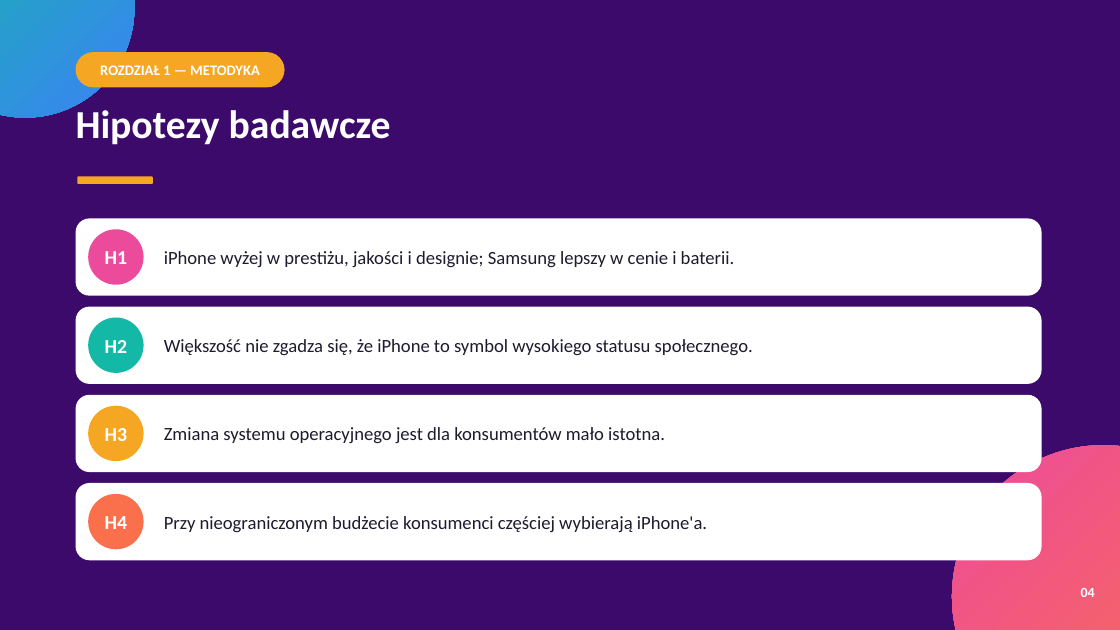
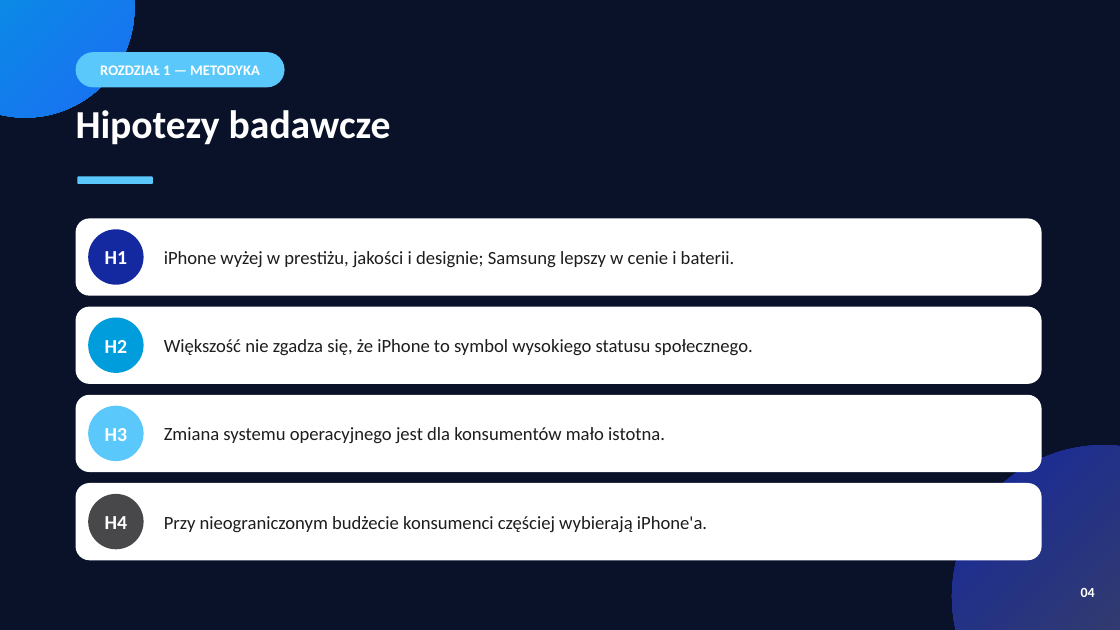
Before and after one commit to mattty1/mattty1, a slide deck: slide 4 of Prezentacja_iPhone_vs_Samsung.pptx. Drawn at 1120x630 pixels with LibreOffice and Linux fonts; fonts in the diff are those of the drawing. Boxes give left, top, right and bottom in pixels: in the first picture for what was removed or moved away, otherwise in the second. Text is boxed around its words. In the diff, an @@ line names an element or a change of style, - is before the commit and + after.

```diff
--- a/Prezentacja_iPhone_vs_Samsung.pptx
+++ b/Prezentacja_iPhone_vs_Samsung.pptx
@@ rectangle at [0, 0, 1120, 630]: fill #3B0A6B to #0A122A @@
@@ ellipse at [0, 0, 134, 118]: fill gradient #14B8A6 to #3B82F6 to gradient #009DDC to #1B6EF3 @@
@@ ellipse at [88, 229, 144, 285]: fill #EC4B9C to #1428A0 @@
@@ ellipse at [88, 318, 144, 373]: fill #14B8A6 to #009DDC @@
@@ fill #F5A623 to #5AC8FA in 3 elements at [76, 52, 285, 87], [77, 176, 153, 184], [88, 406, 144, 461] @@
@@ ellipse at [952, 445, 1120, 630]: fill gradient #EC4B9C to #FB704C to gradient #1428A0 to #48484A @@
@@ ellipse at [88, 494, 144, 549]: fill #FB704C to #48484A @@
@@ text colour #1E1B2E to #1D1D1F in 4 elements at [164, 251, 735, 267], [164, 339, 753, 355], [164, 427, 665, 443], [164, 516, 707, 532] @@
```
Also in this commit, not shown: 11 other slides changed, 2 other files.
